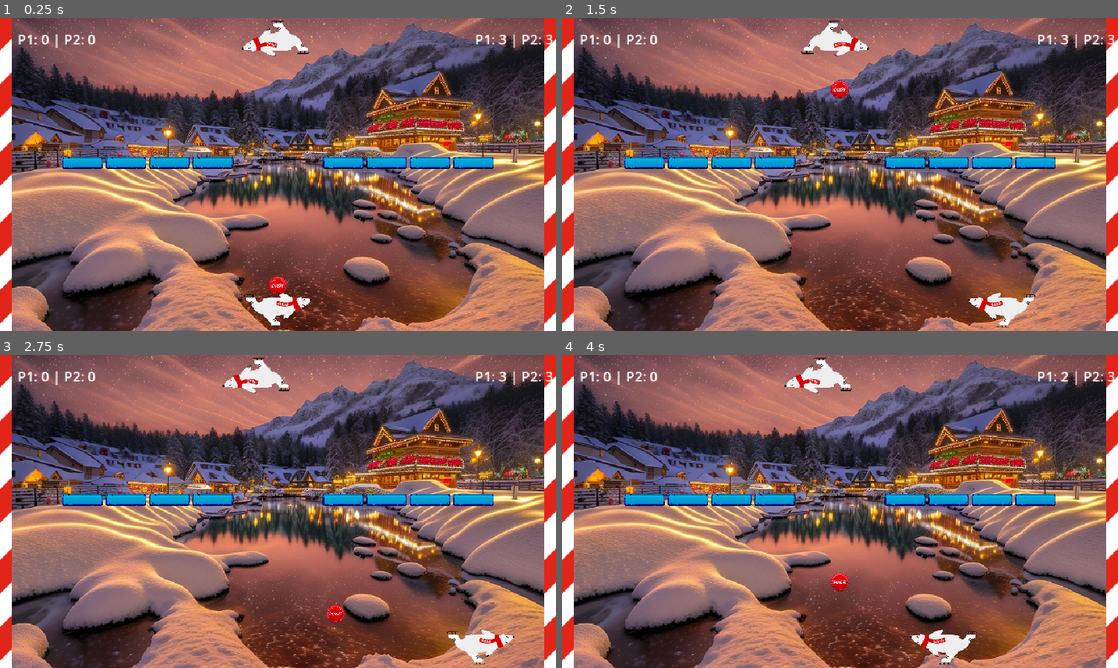
Above: before the commit, frames 1-4 (two rows, left to right).
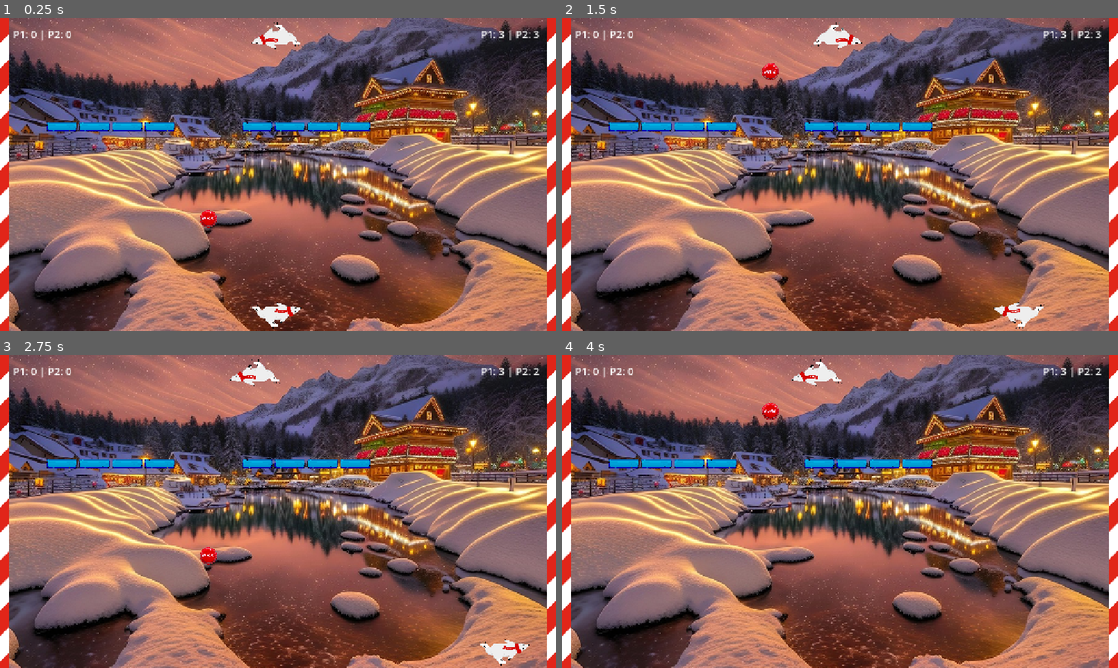
Above: after the commit, the same moments.

Repository: Alwedion/cocacolanoid
Game: Godot game, scene res://Scenes/arkanoid.tscn
The game is run twice, just before and just after one commit, with the same random seed, the same clock (stepped at 60 frames per second) and the same inputs.
Inputs:
- Up to frame 1 (0.25 s): no input
- Up to frame 2 (1.5 s): tap Enter (ui_accept) at 0.5, 0.77 s; hold D (p1_right) 0.53-1.28 s; tap Left (p2_left) at 0.6 s; hold A (p1_left) from 1.28 s (still down); tap Right (p2_right) at 1.35 s
- Up to frame 3 (2.75 s): tap Enter (ui_accept) at 1.52 s; release A (p1_left) at 2.03 s; hold D (p1_right) from 2.03 s (still down); tap Left (p2_left) at 2.1 s
- Up to frame 4 (4 s): tap Right (p2_right) at 2.85 s; tap Enter (ui_accept) at 3.02, 3.77 s; release D (p1_right) at 3.53 s; hold A (p1_left) from 3.53 s (still down); tap Left (p2_left) at 3.6 s

The runs differ from the first frame. In frame 1, 57% of the frame differs, in the area x 0-100%, y 0-100%; in frame 2, 57%; in frame 3, 57%; in frame 4, 57%.

Commit message:
s

Diff:
--- a/Scenes/arkanoid.tscn
+++ b/Scenes/arkanoid.tscn
@@ -29,9 +29,10 @@
 [node name="Arkanoid" type="Node2D" unique_id=1074859914]
 
 [node name="Player1Paddle" type="CharacterBody2D" parent="." unique_id=1818522318]
-position = Vector2(480, 490)
+position = Vector2(636, 671)
 collision_layer = 4
 script = ExtResource("1_e3c5b")
+speed = 750.0
 
 [node name="CollisionShape2D" type="CollisionShape2D" parent="Player1Paddle" unique_id=1882703488]
 shape = SubResource("RectangleShape2D_guh18")
@@ -42,9 +43,10 @@
 texture = ExtResource("2_5y7lg")
 
 [node name="Player2Paddle" type="CharacterBody2D" parent="." unique_id=841086277]
-position = Vector2(475, 49)
+position = Vector2(636, 54)
 collision_layer = 4
 script = ExtResource("1_e3c5b")
+speed = 750.0
 player_id = 2
 
 [node name="CollisionShape2D" type="CollisionShape2D" parent="Player2Paddle" unique_id=1200410913]
@@ -60,7 +62,8 @@
 [node name="Walls" type="Node2D" parent="." unique_id=699596688]
 
 [node name="Top" type="StaticBody2D" parent="Walls" unique_id=1681111755]
-position = Vector2(477, -217)
+position = Vector2(557, -217)
+scale = Vector2(1.485, 1.485)
 collision_layer = 3
 
 [node name="CollisionShape2D" type="CollisionShape2D" parent="Walls/Top" unique_id=591146945]
@@ -71,7 +74,7 @@
 texture = ExtResource("3_hnee1")
 
 [node name="Left" type="StaticBody2D" parent="Walls" unique_id=1876122777]
-position = Vector2(10, 270)
+position = Vector2(10, 389)
 collision_layer = 3
 
 [node name="CollisionShape2D" type="CollisionShape2D" parent="Walls/Left" unique_id=674377675]
@@ -82,7 +85,7 @@
 texture = ExtResource("3_hnee1")
 
 [node name="Right" type="StaticBody2D" parent="Walls" unique_id=218471002]
-position = Vector2(950, 270)
+position = Vector2(1269, 387)
 collision_layer = 3
 
 [node name="CollisionShape2D" type="CollisionShape2D" parent="Walls/Right" unique_id=1853430737]
@@ -93,12 +96,11 @@
 texture = ExtResource("3_hnee1")
 
 [node name="Ball" type="CharacterBody2D" parent="." unique_id=1347679701]
-position = Vector2(480, 433)
-scale = Vector2(2, 2)
+position = Vector2(636, 487.00003)
+scale = Vector2(2.5, 2.5)
 collision_layer = 2
 collision_mask = 5
 script = ExtResource("2_01gq6")
-speed = null
 
 [node name="CollisionShape2D" type="CollisionShape2D" parent="Ball" unique_id=1370062926]
 shape = SubResource("CircleShape2D_guh18")
@@ -132,10 +134,10 @@
 text = "PUNTAJE: 0"
 
 [node name="LivesLabel" type="Label" parent="UI" unique_id=735886106]
-offset_left = 820.0
+offset_left = 1107.0
 offset_top = 20.0
-offset_right = 879.0
-offset_bottom = 43.0
+offset_right = 1203.0
+offset_bottom = 54.0
 theme_override_font_sizes/font_size = 24
 text = "VIDAS: 3"
 
@@ -221,7 +223,8 @@
 
 [node name="Background" type="Sprite2D" parent="." unique_id=1966947369]
 z_index = -10
-position = Vector2(480, 270)
+position = Vector2(602, 344)
+scale = Vector2(1.41, 1.41)
 texture = ExtResource("9_8kbsk")
 
 [connection signal="pressed" from="UI/GameOverPanel/VBoxContainer/RestartButton" to="Level" method="_on_restart_button_pressed"]
--- a/Scripts/level.gd
+++ b/Scripts/level.gd
@@ -42,6 +42,14 @@
 		get_tree().root.get_meta("game_mode", "two_players")
 	)
 
+	var top_wall := get_node_or_null("../Walls/Top")
+
+	if top_wall:
+		if game_mode == "single_player":
+			top_wall.position.y = 10.0
+		else:
+			top_wall.position.y = -217.0
+
 	player1_lives = starting_lives
 
 	if game_mode == "two_players":
@@ -153,8 +161,25 @@
 func ball_lost(player_id: int) -> void:
 	if player_id == 1:
 		player1_lives -= 1
+	elif player_id == 2:
+		player2_lives -= 1
+
+	update_lives_display()
+
+	print("Player 1 lives: ", player1_lives)
+	print("Player 2 lives: ", player2_lives)
+
+	if game_mode == "single_player":
+		if player1_lives <= 0:
+			game_over(0)
 	else:
-		player2_lives -= 1
+		if player1_lives <= 0 or player2_lives <= 0:
+			if player1_score > player2_score:
+				game_over(1)
+			elif player2_score > player1_score:
+				game_over(2)
+			else:
+				game_over(0)
 
 	update_lives_display()
 
@@ -170,28 +195,37 @@
 			game_over(0)
 
 func game_over(winner_id: int) -> void:
-	if winner_id == 0:
-		print("IT'S A DRAW!")
+	if game_mode == "single_player":
+		print("GAME OVER!")
+
+		if final_score_label:
+			final_score_label.text = (
+                "GAME OVER!\n"
+				+ "Final Score: " + str(player1_score)
+			)
+
 	else:
-		print("PLAYER ", winner_id, " WINS!")
-
-	if final_score_label:
 		if winner_id == 0:
-			final_score_label.text = (
-				"IT'S A DRAW!\n"
-				+ "P1 Score: " + str(player1_score) + "\n"
-				+ "P2 Score: " + str(player2_score)
-			)
-		else:
-			final_score_label.text = (
-				"PLAYER " + str(winner_id) + " WINS!\n"
-				+ "P1 Score: " + str(player1_score) + "\n"
-				+ "P2 Score: " + str(player2_score)
-			)
+			print("IT'S A DRAW!")
+		else:
+			print("PLAYER ", winner_id, " WINS!")
+
+		if final_score_label:
+			if winner_id == 0:
+				final_score_label.text = (
+                    "IT'S A DRAW!\n"
+					+ "P1 Score: " + str(player1_score) + "\n"
+					+ "P2 Score: " + str(player2_score)
+				)
+			else:
+				final_score_label.text = (
+					"PLAYER " + str(winner_id) + " WINS!\n"
+					+ "P1 Score: " + str(player1_score) + "\n"
+					+ "P2 Score: " + str(player2_score)
+				)
 
 	if game_over_panel:
 		game_over_panel.visible = true
-
 
 func _process(_delta: float) -> void:
 	if Input.is_action_just_pressed("pause"):
--- a/project.godot
+++ b/project.godot
@@ -17,8 +17,8 @@
 
 [display]
 
-window/size/viewport_width=960
-window/size/viewport_height=540
+window/size/viewport_width=1280
+window/size/viewport_height=720
 window/stretch/mode="canvas_items"
 window/stretch/aspect="expand"
 
